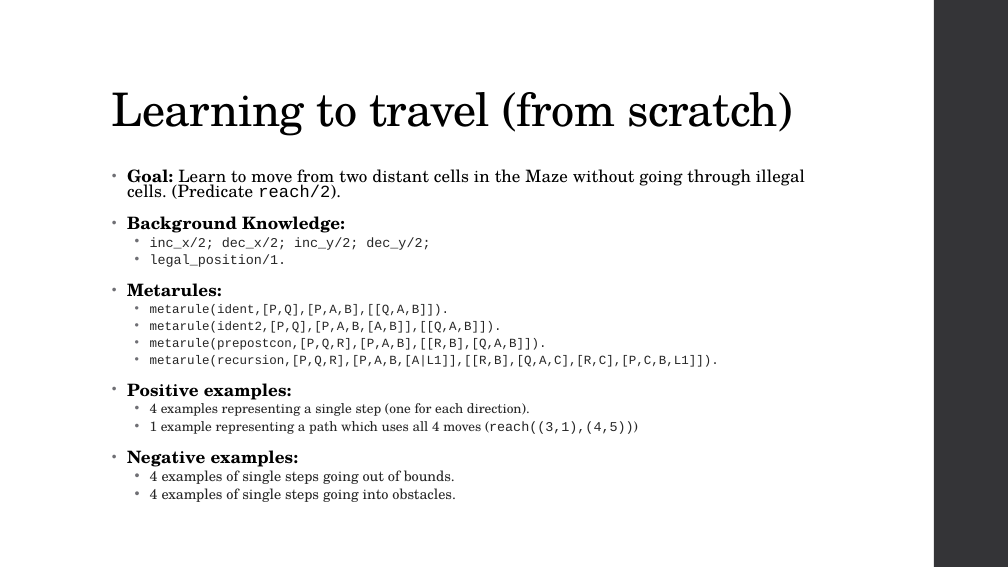
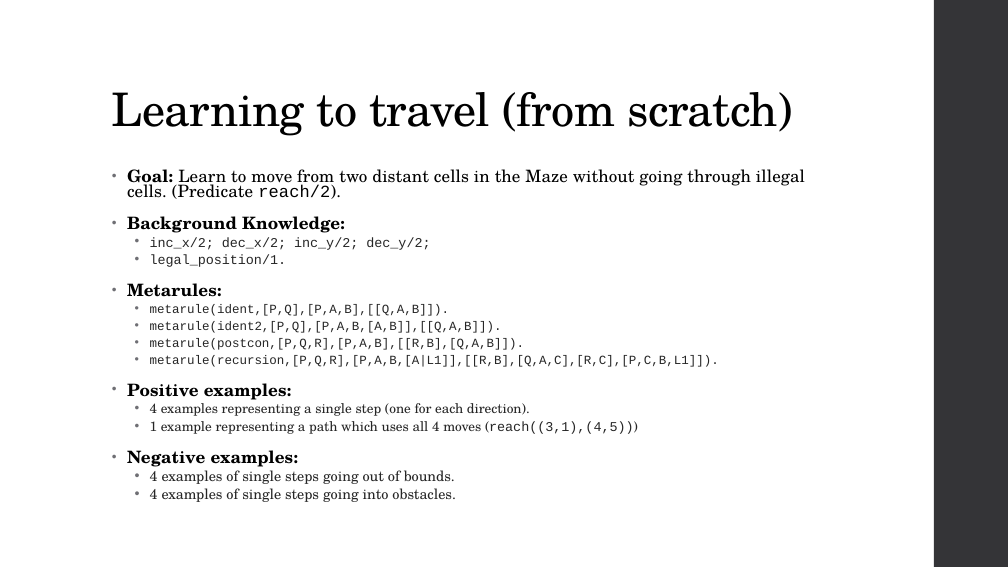
Before and after one commit to Alex-Dell1/ATAI_Maze_Project, a slide deck: slide 21 of ATAI_Presentation.pptx (slide 20 before the commit). Drawn at 1008x567 pixels with LibreOffice and Linux fonts; fonts in the diff are those of the drawing; background and template pictures are left out. Boxes give left, top, right and bottom in pixels: in the first picture for what was removed or moved away, otherwise in the second. Text is boxed around its words. In the diff, an @@ line names an element or a change of style, - is before the commit and + after.

```diff
--- a/ATAI_Presentation.pptx
+++ b/ATAI_Presentation.pptx
@@ text at (150,338,524,350): text changed @@
-  • metarule(prepostcon,[P,Q,R],[P,A,B],[[R,B],[Q,A,B]]).
+  • metarule(postcon,[P,Q,R],[P,A,B],[[R,B],[Q,A,B]]).
```
Also in this commit, not shown: 2 other slides changed, 1 slide added.
